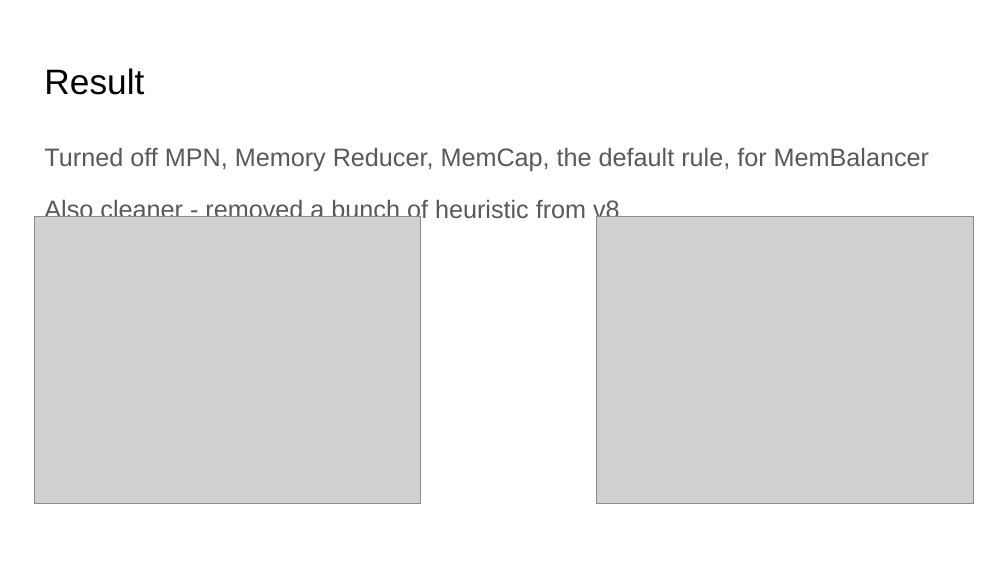
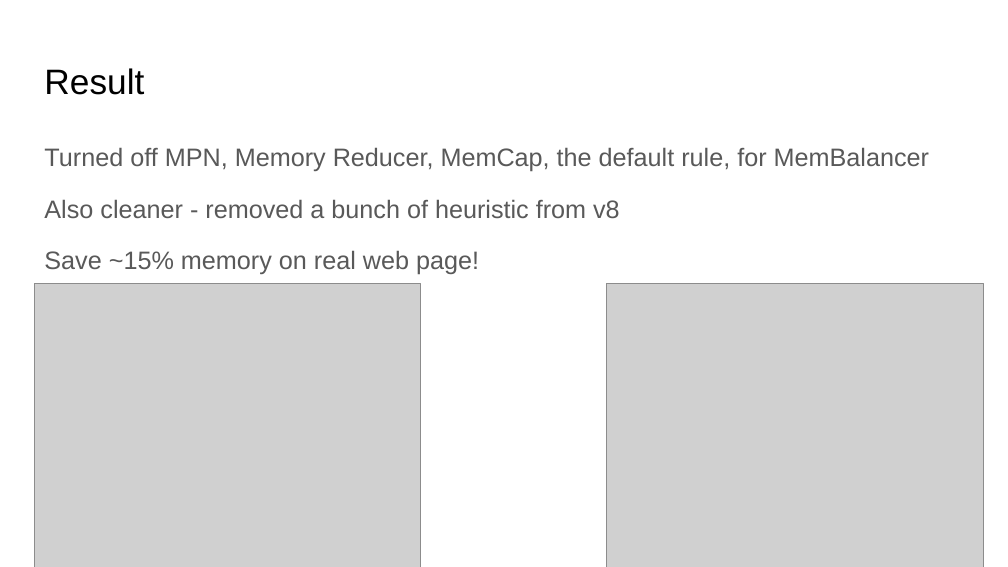
Before and after one commit to MarisaKirisame/MarisaKirisame.github.io, a slide deck: slide 18 of resources/Balancer.pptx (slide 17 before the commit). Drawn at 1008x567 pixels with LibreOffice and Linux fonts; fonts in the diff are those of the drawing; grey boxes stand for pictures. Boxes give left, top, right and bottom in pixels: in the first picture for what was removed or moved away, otherwise in the second. Text is boxed around its words. In the diff, an @@ line names an element or a change of style, - is before the commit and + after.

```diff
--- a/resources/Balancer.pptx
+++ b/resources/Balancer.pptx
@@ text at bbox=[44, 199, 620, 218]: less space between paragraphs @@
@@ text at bbox=[44, 250, 479, 274]: paragraph added @@
+Save ~15% memory on real web page!
@@ picture: place and size @@
-picture at bbox=[34, 217, 420, 504]
+picture at bbox=[34, 283, 420, 567]
@@ picture: place and size @@
-picture at bbox=[596, 217, 973, 504]
+picture at bbox=[607, 283, 984, 567]
```
Also in this commit, not shown: 2 other slides changed, 1 slide added.
